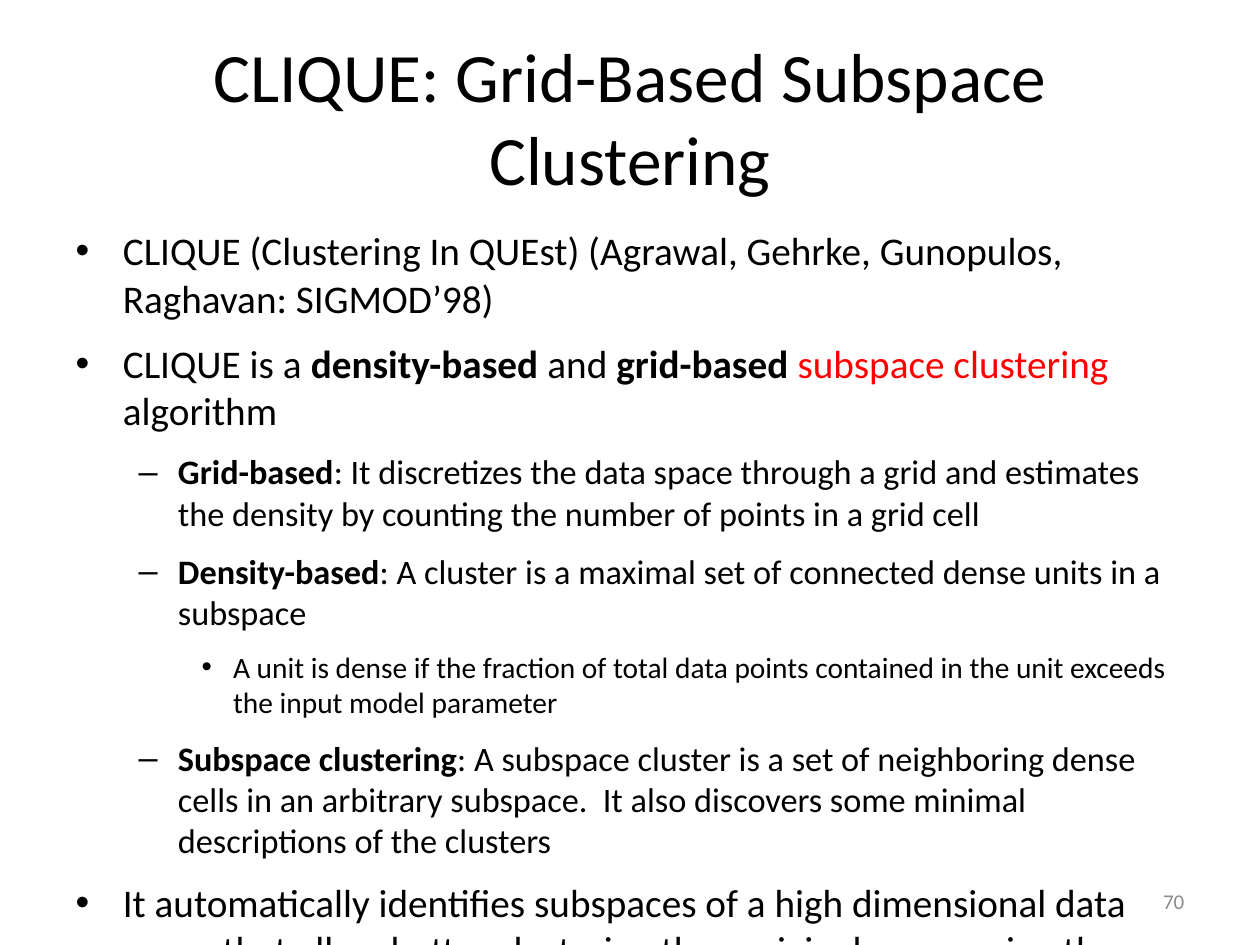
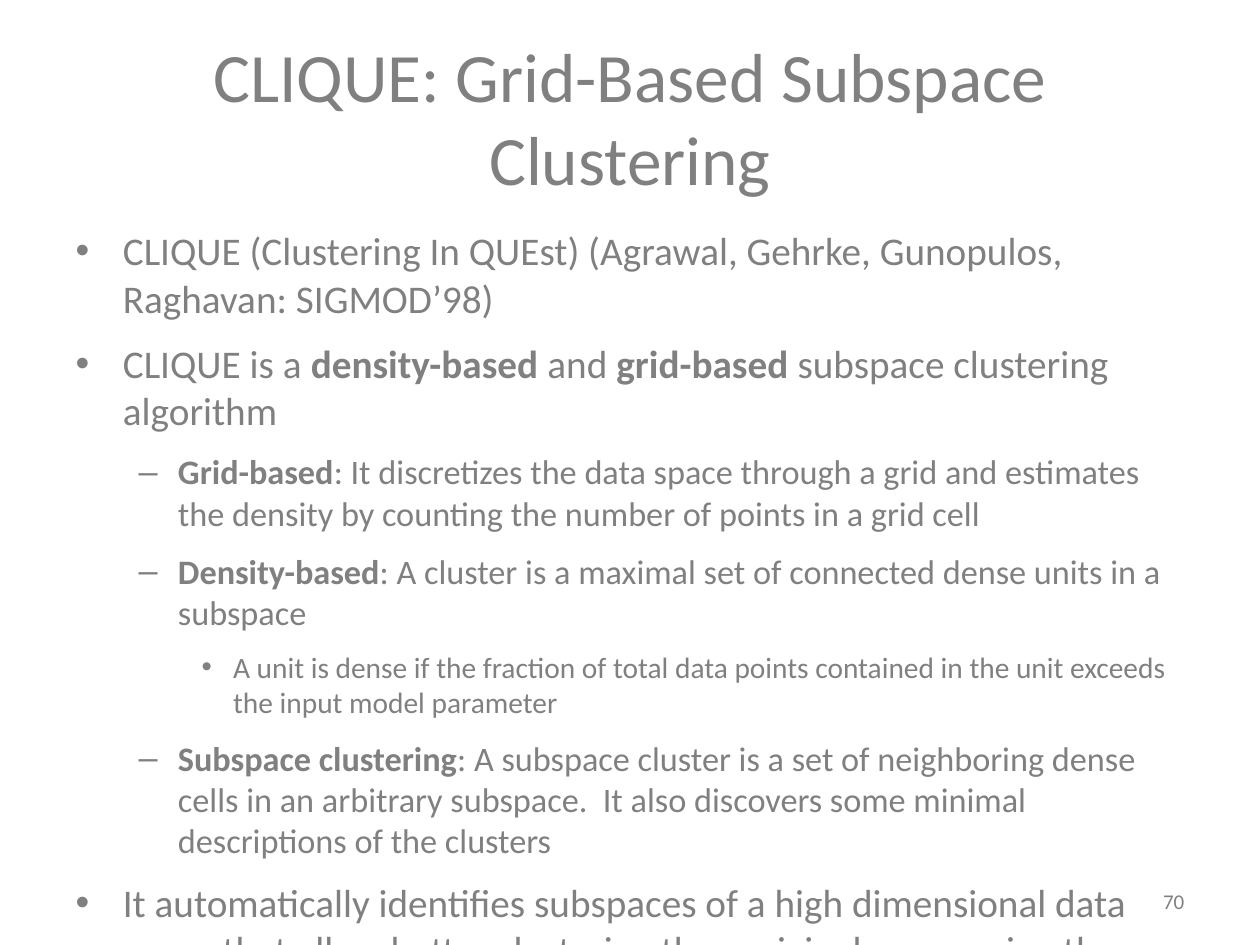
Before and after one commit to mjiang89/mjiang89.github.io, a slide deck: slide 70 of teaching/CS412Summer17-Chapter10.pptx. Drawn at 1260x945 pixels with LibreOffice and Linux fonts; fonts in the diff are those of the drawing. Boxes give left, top, right and bottom in pixels: in the first picture for what was removed or moved away, otherwise in the second. Text is boxed around its words. In the diff, an @@ line names an element or a change of style, - is before the commit and + after.

```diff
--- a/teaching/CS412Summer17-Chapter10.pptx
+++ b/teaching/CS412Summer17-Chapter10.pptx
@@ title "CLIQUE: Grid-Based Subspace Clustering" at <box>213,54,1046,197</box>: text colour #000000 to #808080 @@
@@ text "CLIQUE (Clustering In QUEst) (Agrawal, ..." at <box>123,236,1165,924</box>: text colour #000000 to #808080; text colour #FF0000 to #808080 in "subspace clustering" @@
@@ page number at <box>1163,895,1184,909</box>: text colour #8C8C8C to #808080 @@
```
Also in this commit, not shown: 40 other slides changed, 4 other files.
